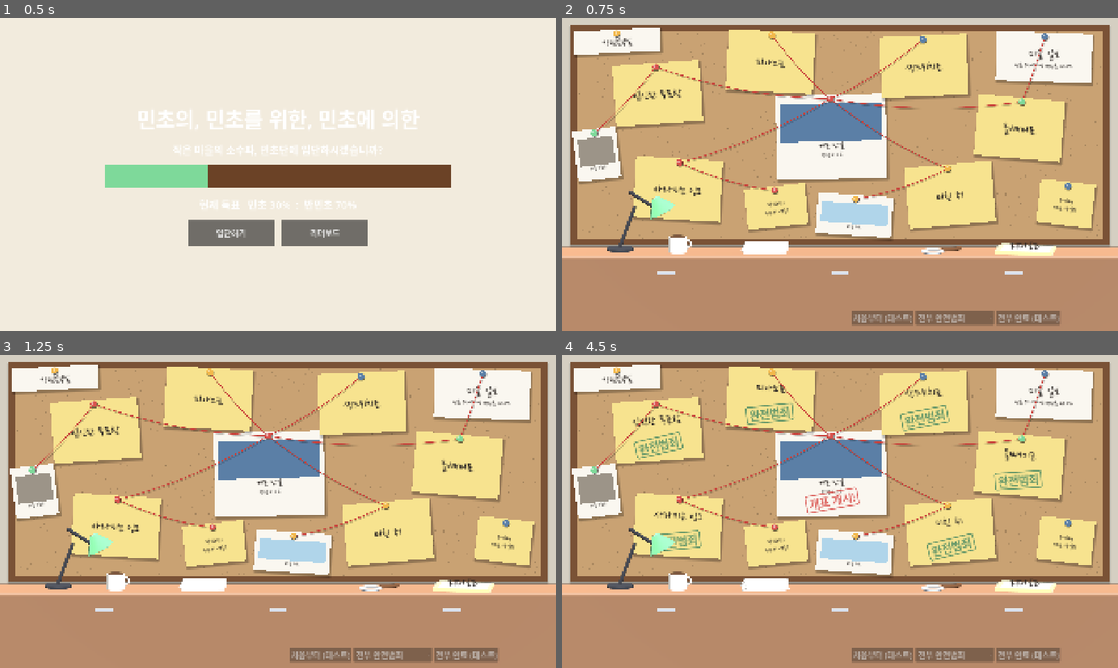
Above: before the commit, frames 1-4 (two rows, left to right).
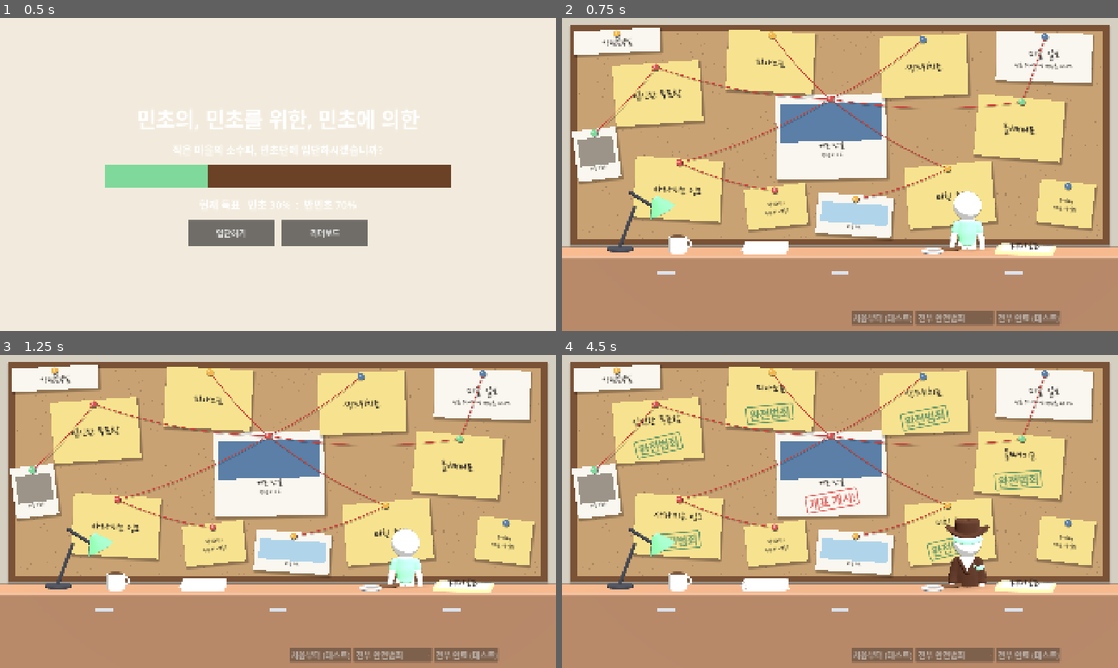
Above: after the commit, the same moments.

Repository: hahaha13791/mincho-game
Game: Godot game, scene res://main/title.tscn
Two runs of this game, one before a commit and one after it. Both use one fixed random seed, a clock stepped at 60 frames per second and the inputs below.
Inputs:
- Up to frame 1 (0.5 s): no input
- Up to frame 2 (0.75 s): click "입단하기" at 0.5 s
- Up to frame 3 (1.25 s): no input
- Up to frame 4 (4.5 s): click "리더보드" at 1.25 s; click "돌아가기" at 2 s; click "처음부터 (테스트)" at 2.75 s; click "전부 완전범죄" at 3.5 s; click "전부 완료 (테스트)" at 4.25 s

Frame 1 is identical in both runs. In frame 2, 0.9% of the frame differs, in the area x 69-76%, y 55-75%; in frame 3, 0.9%; in frame 4, 1.2%, in the area x 46-77%, y 42-75%.

Commit message:
feat(main): 작전본부실 주인공(민초단원)과 진행 단계별 복장
- 0~1개 민트 셔츠 / 2~3개 머리띠 / 4~5개 머리띠+완장 / 6개 +중절모·초콜릿 코트(민트 배지)
- 인형 파츠 추가: Headband, Fedora, Coat, Badge. 완장을 코트 위로 보이게 두껍게
- 생성 범위를 넓혀 뒤통수·모자 뒤쪽이 잘리던 문제 수정, build_figure에 ONLY(일부 파츠만 생성)
- main/hub/protagonist: set_stage(끝낸 수). 책상 뒤 오른쪽에 섬
- 가운데 카드가 열리면 진행도 대신 도장만. palette에 chocolate 추가

Co-Authored-By: Claude Opus 5.5 <noreply@anthropic.com>
Claude-Session: https://claude.ai/code/session_01Vwi6rniWjHWN2EhyiYoRbx

Diff:
--- a/assets/figure/build_figure.gd
+++ b/assets/figure/build_figure.gd
@@ -5,21 +5,61 @@
 ## 방식: 부위(구·캡슐)를 거리장(SDF)으로 부드럽게 이어 붙이고 surface nets로 메시화. 원점은 발바닥, +z가 앞.
 
 const H: float = 0.01 # 격자 간격(m). 작을수록 매끈하지만 느림
-const LO: Vector3 = Vector3(-0.45, -0.03, -0.25)
-const HI: Vector3 = Vector3(0.45, 1.85, 0.46)
+const LO: Vector3 = Vector3(-0.45, -0.03, -0.38) # 뒤통수(-0.27)·머리띠 매듭(-0.35)까지 담는다
+const HI: Vector3 = Vector3(0.45, 1.95, 0.46)
 const EDGES: Array = [[0, 1], [2, 3], [4, 5], [6, 7], [0, 2], [1, 3], [4, 6], [5, 7], [0, 4], [1, 5], [2, 6], [3, 7]]
 
 
+## 환경 변수 ONLY=coat,badge 처럼 주면 그 파츠만 다시 만든다(전부는 약 4분)
 func _init() -> void:
-	_build(_body, "res://assets/figure/src/body.obj")
-	_build(_shirt, "res://assets/figure/src/shirt.obj")
-	_build(_hat, "res://assets/figure/src/hat.obj")
-	_build(_jacket, "res://assets/figure/src/jacket.obj")
-	_build(_pants, "res://assets/figure/src/pants.obj")
-	_build(_tie, "res://assets/figure/src/tie.obj")
-	_build(_sunglasses, "res://assets/figure/src/sunglasses.obj")
-	_build(_armband, "res://assets/figure/src/armband.obj")
+	var parts: Dictionary = {
+		"body": _body, "shirt": _shirt, "hat": _hat, "jacket": _jacket, "pants": _pants, "tie": _tie,
+		"sunglasses": _sunglasses, "armband": _armband,
+		"headband": _headband, "fedora": _fedora, "coat": _coat, "badge": _badge,
+	}
+	var only: PackedStringArray = OS.get_environment("ONLY").split(",", false)
+	for part_name in parts:
+		if only.is_empty() or only.has(part_name):
+			_build(parts[part_name], "res://assets/figure/src/%s.obj" % part_name)
 	quit()
+
+
+## 머리띠: 이마를 두르는 띠(앞이 살짝 낮다) + 뒤통수 매듭 꼬리 두 가닥
+func _headband(p: Vector3) -> float:
+	var shell: float = absf(p.distance_to(Vector3(0, 1.42, 0)) - 0.283) - 0.016
+	var band: float = _smax(shell, absf(p.y - 1.52 + p.z * 0.15) - 0.04, 0.01)
+	var q: Vector3 = Vector3(absf(p.x), p.y, p.z)
+	var tail: float = _capsule(q, Vector3(0.03, 1.55, -0.29), Vector3(0.09, 1.38, -0.33), 0.022)
+	return _smin(band, tail, 0.02)
+
+
+## 중절모: 윗면이 움푹한 몸체 + 양옆이 살짝 올라간 챙. 머리띠가 챙 아래로 보이게 높이 쓴다
+func _fedora(p: Vector3) -> float:
+	var r: float = Vector2(p.x, p.z * 0.92).length()
+	var crown: float = Vector2(maxf(r - 0.22, 0.0), maxf(absf(p.y - 1.72) - 0.11, 0.0)).length() - 0.03
+	crown = _smax(crown, -_ellipsoid(p - Vector3(0, 1.88, 0), Vector3(0.05, 0.06, 0.18)), 0.02) # 윗면 주름
+	var brim_y: float = 1.6 + p.x * p.x * 0.7
+	var brim: float = Vector2(maxf(r - 0.4, 0.0), absf(p.y - brim_y)).length() - 0.022
+	return _smin(crown, brim, 0.02)
+
+
+## 트렌치코트: 긴소매, V자 깃, 무릎까지 오는 자락
+func _coat(p: Vector3) -> float:
+	var q: Vector3 = Vector3(absf(p.x), p.y, p.z)
+	var d: float = _smin(_smin(_torso(p), _upper_arm(q), 0.04), _forearm(q), 0.02) - 0.03
+	var skirt: float = _capsule(Vector3(p.x, p.y, p.z * 1.25), Vector3(0, 0.78, 0), Vector3(0, 0.36, 0), 0.215) # 곧게 떨어지는 자락
+	d = _smin(d, skirt, 0.05)
+	d = _smax(d, p.y - 1.15, 0.02) # 목둘레
+	d = _smax(d, 0.3 - p.y, 0.02) # 밑단(무릎 위)
+	d = _smax(d, minf(0.63 - p.y, q.x - 0.2), 0.02) # 소맷부리
+	d = _smax(d, minf(p.z - 0.04, (p.y - 0.85) * 0.6 - q.x), 0.01) # V자 앞섶
+	var collar: float = _capsule(q, Vector3(0.17, 1.12, 0.09), Vector3(0.02, 0.86, 0.165), 0.032)
+	return _smin(d, collar, 0.012)
+
+
+## 코트 왼쪽 가슴 배지
+func _badge(p: Vector3) -> float:
+	return _ellipsoid(p - Vector3(0.12, 1.0, 0.135), Vector3(0.045, 0.045, 0.014))
 
 
 func _body(p: Vector3) -> float:
@@ -96,7 +136,7 @@
 func _armband(p: Vector3) -> float:
 	var a: Vector3 = Vector3(0.2, 1.05, 0.0)
 	var b: Vector3 = Vector3(0.265, 0.8, 0.0)
-	var band: float = _capsule(p, a, b, 0.06 + 0.03)
+	var band: float = _capsule(p, a, b, 0.06 + 0.04) # 코트 소매(+0.03) 위로도 보이게
 	return _smax(band, absf((p - a.lerp(b, 0.45)).dot((b - a).normalized())) - 0.045, 0.01)
 
 
--- a/common/figure_look.gd
+++ b/common/figure_look.gd
@@ -1,7 +1,7 @@
 class_name FigureLook
 extends RefCounted
 ## assets/figure/figure.glb(하얀 인형)의 겉모습 도우미. 인물 서브씬(주민·감시자 등)이 같이 쓴다.
-## glb 안 파츠: Body, Shirt, Hat, Jacket, Pants, Tie, Sunglasses, Armband / 애니메이션: walk, idle
+## glb 안 파츠: Body, Shirt, Hat, Jacket, Pants, Tie, Sunglasses, Armband, Headband, Fedora, Coat, Badge / 애니메이션: walk, idle
 
 
 ## outfit에 적은 파츠만 보이고 그 색으로 칠한다. 적지 않은 파츠는 숨긴다
--- a/common/style/palette.gd
+++ b/common/style/palette.gd
@@ -20,6 +20,7 @@
 @export var wood: Color = Color("7a5236") # 보드 액자·책상
 @export var memo: Color = Color("f7e38f") # 노란 메모지
 @export var yarn: Color = Color("c8403a") # 수사 보드 빨간 실
+@export var chocolate: Color = Color("3b2217") # 주인공 중절모·코트(민트초코). 반민초 갈색보다 훨씬 진하게
 @export var accent: Color = Color("f2b84b")
 @export var danger: Color = Color("d9534f")
 @export var ballot_box: Color = Color("5b7fa6")
--- a/main/hub.gd
+++ b/main/hub.gd
@@ -62,8 +62,9 @@
 	_center = _card(c["pos"], c["size"], c["tilt"], PALETTE.paper, PALETTE.danger)
 	_center.add_picture(PALETTE.ballot_box, 130.0)
 	_center.add_line("개표 당일", 1.15)
-	_center.add_line("작전 %d / %d" % [done, GameState.MINIGAME_COUNT], 0.85)
-	if done >= GameState.MINIGAME_COUNT:
+	if done < GameState.MINIGAME_COUNT:
+		_center.add_line("작전 %d / %d" % [done, GameState.MINIGAME_COUNT], 0.85)
+	else: # 열리면 진행도 대신 도장
 		_center.set_stamp("개표 개시!", PALETTE.danger)
 		_center.make_clickable()
 		_center.pressed.connect(Flow.go_final)
@@ -194,6 +195,7 @@
 	holder.add_child(vp)
 	var desk: HubDesk = DESK.instantiate()
 	vp.add_child(desk)
+	desk.set_stage(GameState.grades.size())
 	# 리더보드: 책상 위 서류철 자리에 손글씨 버튼을 얹는다
 	var board: Button = Button.new()
 	board.theme_type_variation = &"HandButton"
--- a/main/hub/desk.gd
+++ b/main/hub/desk.gd
@@ -7,9 +7,12 @@
 const PALETTE: Palette = preload("res://common/style/palette.tres")
 const TOP_Y: float = -2.7 # 책상 윗면 높이(월드). 화면 약 805px
 const DEPTH: float = 1.6
+const PROTAGONIST: PackedScene = preload("res://main/hub/protagonist.tscn")
+const HERO_SCALE: float = 1.8
 
 var _camera: Camera3D
 var _folder: Node3D
+var _hero: Protagonist
 
 
 func _ready() -> void:
@@ -38,6 +41,11 @@
 	_build()
 
 
+## 주인공 복장 단계(끝낸 작전 수)
+func set_stage(done: int) -> void:
+	_hero.set_stage(done)
+
+
 ## 리더보드 서류철이 화면에 찍히는 위치(버튼을 얹을 자리)
 func folder_screen_pos() -> Vector2:
 	return _camera.unproject_position(_folder.global_position)
@@ -50,6 +58,12 @@
 	_box(Vector3(22, 5.0, 0.1), Vector3(0, TOP_Y - 2.6, DEPTH / 2.0 - 0.05), wood.darkened(0.15)) # 앞판(화면 아래 끝까지)
 	for x in [-6.0, 0.0, 6.0]: # 서랍 손잡이
 		_box(Vector3(0.6, 0.08, 0.08), Vector3(x, TOP_Y - 0.6, DEPTH / 2.0 + 0.02), PALETTE.iron)
+
+	# 주인공: 책상 뒤에 서서 허리 아래는 책상에 가린다
+	_hero = PROTAGONIST.instantiate()
+	_hero.scale = Vector3.ONE * HERO_SCALE
+	_hero.position = Vector3(4.4, TOP_Y - 1.05, -0.5)
+	add_child(_hero)
 
 	# 스탠드(왼쪽)
 	var lamp: Node3D = _group(Vector3(-7.6, TOP_Y, -0.2))
--- /dev/null
+++ b/main/hub/protagonist.gd
@@ -0,0 +1,28 @@
+class_name Protagonist
+extends Node3D
+## 작전본부실의 주인공(민초단원). 겉모습은 이 서브씬에만 있다. 로직은 set_stage()만 쓴다.
+## 끝낸 작전 수에 따라 복장이 바뀐다:
+##   0~1개 민트 셔츠 / 2~3개 셔츠 대신 머리띠 / 4~5개 머리띠+완장 / 6개 +중절모+초콜릿 코트(민트 배지)
+
+const PALETTE: Palette = preload("res://common/style/palette.tres")
+
+@onready var _figure: Node3D = $Figure
+
+
+func _ready() -> void:
+	FigureLook.play(_figure, "idle")
+
+
+func set_stage(done: int) -> void:
+	var outfit: Dictionary = {"Body": PALETTE.doll}
+	if done < 2:
+		outfit["Shirt"] = PALETTE.mincho
+	else:
+		outfit["Headband"] = PALETTE.mincho
+	if done >= 4:
+		outfit["Armband"] = PALETTE.mincho
+	if done >= GameState.MINIGAME_COUNT:
+		outfit["Fedora"] = PALETTE.chocolate
+		outfit["Coat"] = PALETTE.chocolate
+		outfit["Badge"] = PALETTE.mincho
+	FigureLook.dress(_figure, outfit)
--- /dev/null
+++ b/main/hub/protagonist.tscn
@@ -0,0 +1,9 @@
+[gd_scene load_steps=3 format=3]
+
+[ext_resource type="Script" path="res://main/hub/protagonist.gd" id="1"]
+[ext_resource type="PackedScene" path="res://assets/figure/figure.glb" id="2"]
+
+[node name="Protagonist" type="Node3D"]
+script = ExtResource("1")
+
+[node name="Figure" parent="." instance=ExtResource("2")]
Binary file changed: assets/figure/figure.glb
Not shown, added: main/hub/protagonist.gd.uid
